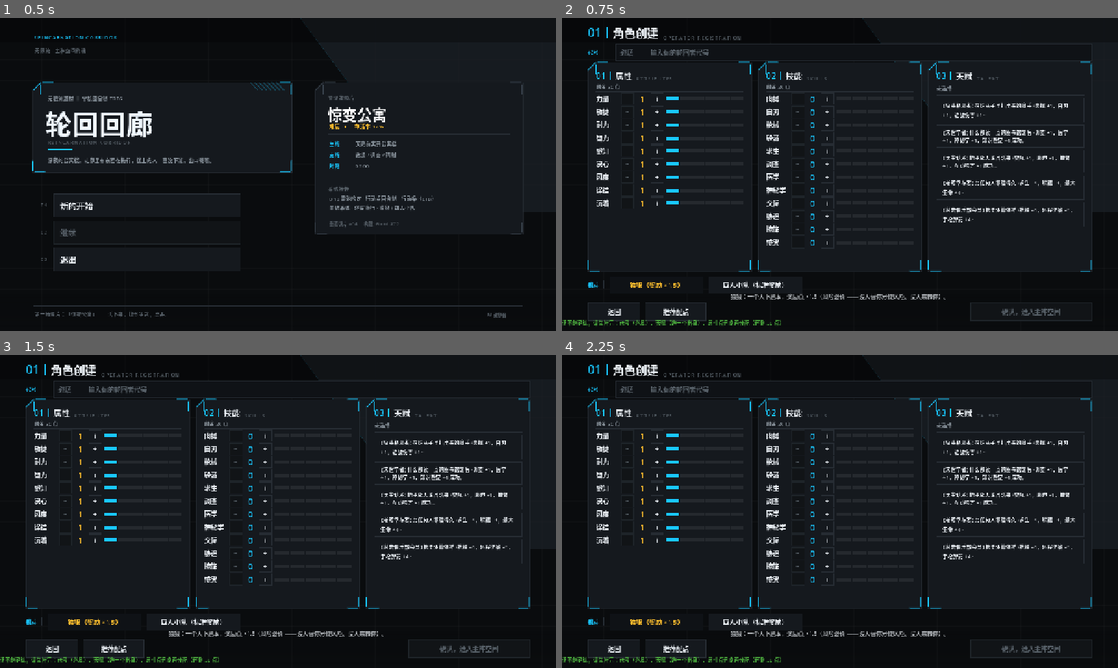
Above: before the commit, frames 1-4 (two rows, left to right).
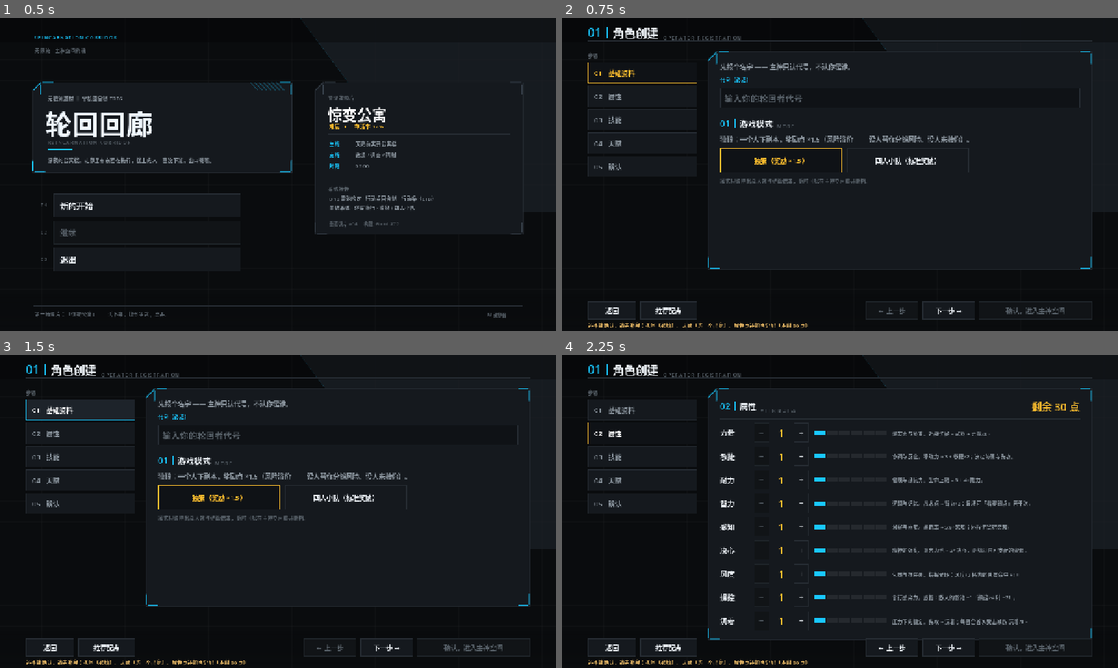
Above: after the commit, the same moments.

Repository: FANONETWO/1
Game: Godot game, scene res://ui/main_menu.tscn
The game is run twice, just before and just after one commit, with the same random seed, the same clock (stepped at 60 frames per second) and the same inputs.
Inputs (mouse positions are in pixels of both pictures, inside the frame that each line leads up to):
- Up to frame 1 (0.5 s): no input
- Up to frame 2 (0.75 s): click "新的开始" at 0.5 s
- Up to frame 3 (1.5 s): click (77, 411) at 1.25 s, where only the run after the commit has a clickable "01 基础资料"
- Up to frame 4 (2.25 s): click (639, 433) at 2 s, where only the run after the commit has a clickable "02 属性"

Frame 1 is identical in both runs. In frame 2, 9.1% of the frame differs, in the area x 0-96%, y 7-100%; in frame 3, 9.1%; in frame 4, 9.9%.

Commit message:
chore: 清空仓库首页 README（不对外展示内容，完整说明保留在 docs/）
- README.md 置空：仓库首页不再展示任何内容
- docs/项目说明.md：原「首页说明见 README」改为自指，避免指向空文件
- 技术文档、截图、规范全部保留在 docs/ 与 assets/ 下，git 历史里也留有 README 的完整旧版本

Diff:
--- a/tools/dev/shots/shot_menu.gd
+++ b/tools/dev/shots/shot_menu.gd
@@ -33,6 +33,12 @@
 			cc._apply_recommended()
 			await get_tree().create_timer(0.4).timeout
 		await _shot("ui_char_creation.png")
+		# 分步向导：逐页截图（属性 / 技能 / 天赋 / 确认）
+		for i in range(1, 5):
+			if cc != null and cc.has_method("_goto_step"):
+				cc._goto_step(i)
+				await get_tree().create_timer(0.5).timeout
+				await _shot("ui_step_%d.png" % (i + 1))
 
 		# 主神空间（团队模式，展示队伍与模式）
 		Game.new_game()
--- a/ui/char_creation.gd
+++ b/ui/char_creation.gd
@@ -1,39 +1,59 @@
 extends Control
-## 角色创建：姓名 + 九属性购点 + 技能分配 + 天赋选择。
+## 角色创建（分步向导）：01 基础资料 → 02 属性 → 03 技能 → 04 天赋 → 05 确认
+##
+## 为什么分步：一屏塞三栏太挤 —— 九个属性 + 十二个技能 + 五个天赋同屏时，
+## 每行只能压到极限、说明文字只能塞进 tooltip。分步之后每一步都给足留白，
+## 说明也重新回到画面上（悬停才看得到说明，等于没有说明）。
+##
+## ⚠️ 按钮文字不要改：测试与实机脚本按文字找按钮
+##    「返回」「推荐配点」「独狼（奖励 ×1.5）」「四人小队（标准奖励）」「确认，进入主神空间」
 
 const ATTR_POOL := 30
 const SKILL_POOL := 20
 
+# ——— 向导状态 ———
+var _step := 0
+var _steps := [
+	["01", "基础资料", "代号与游戏模式"],
+	["02", "属性", "九属性购点，阶梯价"],
+	["03", "技能", "二十点技能点"],
+	["04", "天赋", "选一个出身"],
+	["05", "确认", "复核并进入主神空间"],
+]
+var _step_pages: Array[Control] = []
+var _step_btns: Array[Button] = []
+var _content_box: AkFrame
+var _step_title: Label
+var _prev_btn: Button
+var _next_btn: Button
+var _summary: RichTextLabel
+
+# ——— 数据 ———
 var _attrs: Dictionary = {}
 var _skills: Dictionary = {}
-var _talent := ""
 var _attr_points_left := ATTR_POOL
 var _skill_points_left := SKILL_POOL
-var _attr_rows: Dictionary = {}   # attr_id -> {val, minus, plus}
+var _talent := ""
+var _mode: StringName = &"solo"
+var _mode_btns: Dictionary = {}
+var _mode_hint: Label
+
+# ——— 控件引用（_refresh 会用到）———
+var _name_edit: LineEdit
+var _hint: Label
+var _confirm: Button
+var _attr_rows: Dictionary = {}    # attr_id -> {val, minus, plus, bar}
 var _skill_rows: Dictionary = {}
-var _name_edit: LineEdit
 var _attr_summary: Label
 var _skill_summary: Label
 var _talent_summary: Label
-var _confirm: Button
-var _hint: Label                  # 底部状态说明：告诉玩家确认按钮为什么是灰的（E1）
-var _mode: StringName = &"solo"   # 游戏模式：solo / team
-var _mode_btns: Dictionary = {}   # mode -> Button
-var _mode_hint: Label
 
 func _ready() -> void:
 	theme = AkTheme.build()
-	AudioManager.play_bgm("hub")
-	set_anchors_preset(Control.PRESET_FULL_RECT)
-	var bg := ColorRect.new()
-	bg.color = Color(0.03, 0.03, 0.06)
-	bg.set_anchors_preset(Control.PRESET_FULL_RECT)
-	add_child(bg)
-
-	# 背景：细网格 + 斜向色带（方舟式）
+	set_anchors_and_offsets_preset(Control.PRESET_FULL_RECT)
 	add_child(AkBackdrop.new())
 
-	# 顶部标题栏：编号 ─ 名称 + 英文标注
+	# 顶栏
 	var head := HBoxContainer.new()
 	head.position = Vector2(60, 14)
 	head.add_theme_constant_override("separation", 12)
@@ -51,263 +71,332 @@
 
 	var head_rule := ColorRect.new()
 	head_rule.color = AkTheme.LINE
-	head_rule.position = Vector2(60, 48)
+	head_rule.position = Vector2(60, 52)
 	head_rule.size = Vector2(1160, 1)
 	add_child(head_rule)
+
+	# 左侧：步骤列表
+	var side := VBoxContainer.new()
+	side.position = Vector2(60, 78)
+	side.custom_minimum_size = Vector2(250, 0)
+	side.add_theme_constant_override("separation", 6)
+	add_child(side)
+	side.add_child(AkTheme.dim("步骤", AkTheme.FS_SMALL, AkTheme.TEXT_FAINT))
+	for i in _steps.size():
+		var b := Button.new()
+		b.text = "%s　%s" % [_steps[i][0], _steps[i][1]]
+		b.alignment = HORIZONTAL_ALIGNMENT_LEFT
+		b.toggle_mode = true
+		b.custom_minimum_size = Vector2(250, 48)
+		b.add_theme_font_size_override("font_size", AkTheme.FS_BODY)
+		b.pressed.connect(_goto_step.bind(i))
+		side.add_child(b)
+		_step_btns.append(b)
+
+	# 右侧：当前步骤内容（一次只做一件事）
+	_content_box = AkFrame.new()
+	_content_box.position = Vector2(336, 78)
+	_content_box.size = Vector2(884, 500)
+	_content_box.cut = 20.0
+	_content_box.add_theme_constant_override("margin_left", 28)
+	_content_box.add_theme_constant_override("margin_right", 28)
+	_content_box.add_theme_constant_override("margin_top", 22)
+	_content_box.add_theme_constant_override("margin_bottom", 22)
+	add_child(_content_box)
+
+	_build_basic_page()
+	_build_attr_page()
+	_build_skill_page()
+	_build_talent_page()
+	_build_summary_page()
+
+	# 底部：左次要 / 右主行动
+	var bottom := HBoxContainer.new()
+	bottom.set_anchors_preset(Control.PRESET_BOTTOM_WIDE)
+	bottom.offset_left = 60
+	bottom.offset_right = -60
+	bottom.offset_top = -68
+	bottom.offset_bottom = -26
+	bottom.add_theme_constant_override("separation", 10)
+	add_child(bottom)
+
+	var back := Button.new()
+	back.text = "返回"
+	back.custom_minimum_size = Vector2(110, 42)
+	back.pressed.connect(func() -> void:
+		AudioManager.play("ui_click")
+		get_tree().change_scene_to_file("res://ui/main_menu.tscn"))
+	bottom.add_child(back)
+
+	var rec := Button.new()
+	rec.text = "推荐配点"
+	rec.custom_minimum_size = Vector2(130, 42)
+	rec.tooltip_text = "一键填入一套「丧尸副本生存向」的属性/技能/天赋，可直接开打"
+	rec.pressed.connect(func() -> void:
+		AudioManager.play("ui_confirm")
+		_apply_recommended())
+	bottom.add_child(rec)
+
+	var spacer := Control.new()
+	spacer.size_flags_horizontal = Control.SIZE_EXPAND_FILL
+	bottom.add_child(spacer)
+
+	_prev_btn = Button.new()
+	_prev_btn.text = "← 上一步"
+	_prev_btn.custom_minimum_size = Vector2(120, 42)
+	_prev_btn.pressed.connect(func() -> void: _goto_step(_step - 1))
+	bottom.add_child(_prev_btn)
+
+	_next_btn = Button.new()
+	_next_btn.text = "下一步 →"
+	_next_btn.custom_minimum_size = Vector2(120, 42)
+	_next_btn.pressed.connect(func() -> void: _goto_step(_step + 1))
+	bottom.add_child(_next_btn)
+
+	_confirm = Button.new()
+	_confirm.text = "确认，进入主神空间"
+	_confirm.custom_minimum_size = Vector2(260, 42)
+	_confirm.add_theme_color_override("font_color", AkTheme.AMBER)
+	_confirm.pressed.connect(_confirm_create)
+	bottom.add_child(_confirm)
+
+	_hint = Label.new()
+	_hint.set_anchors_preset(Control.PRESET_BOTTOM_WIDE)
+	_hint.offset_left = 60
+	_hint.offset_right = -60
+	_hint.offset_top = -22
+	_hint.offset_bottom = -4
+	_hint.horizontal_alignment = HORIZONTAL_ALIGNMENT_LEFT
+	_hint.add_theme_font_size_override("font_size", 12)
+	add_child(_hint)
+
 	for a in Attrs.ALL:
 		_attrs[a] = 1
 	for s in Skills.ALL:
 		_skills[s] = 0
 
-	# 代号：方舟式「标签 + 输入框」，左对齐（不居中）
-	var name_row := HBoxContainer.new()
-	name_row.set_anchors_preset(Control.PRESET_TOP_WIDE)
-	name_row.offset_left = 60
-	name_row.offset_right = -60
-	name_row.offset_top = 60
-	name_row.add_theme_constant_override("separation", 12)
-	add_child(name_row)
-	var name_lb := AkTheme.dim("代号", AkTheme.FS_SMALL, AkTheme.ACCENT)
-	name_lb.custom_minimum_size = Vector2(52, 0)
-	name_lb.vertical_alignment = VERTICAL_ALIGNMENT_CENTER
-	name_row.add_child(name_lb)
+	_apply_step()
+	_refresh()
+
+# ——— 向导骨架 ———
+
+func _goto_step(i: int) -> void:
+	var next := clampi(i, 0, _step_pages.size() - 1)
+	if next == _step:
+		return
+	AudioManager.play("ui_click")
+	_step = next
+	_apply_step()
+
+func _apply_step() -> void:
+	for i in _step_pages.size():
+		_step_pages[i].visible = (i == _step)
+	for i in _step_btns.size():
+		var on := (i == _step)
+		_step_btns[i].button_pressed = on
+		_step_btns[i].add_theme_color_override("font_color", AkTheme.AMBER if on else AkTheme.TEXT_DIM)
+	if _step_title != null:
+		# 右上角显示进度（分区标题里已经有「05 ｜ 确认」了，别再重复一遍）
+		_step_title.text = "第 %d / %d 步" % [_step + 1, _step_pages.size()]
+	if _prev_btn != null:
+		_prev_btn.disabled = _step <= 0
+	if _next_btn != null:
+		_next_btn.disabled = _step >= _step_pages.size() - 1
+
+## 造一个空白页（显隐切换，不销毁重建 —— 这样 _refresh 里的控件引用始终有效）
+func _make_page() -> VBoxContainer:
+	var p := VBoxContainer.new()
+	p.set_anchors_and_offsets_preset(Control.PRESET_FULL_RECT)
+	p.offset_left = 4
+	p.offset_right = -4
+	p.offset_top = 4
+	p.offset_bottom = -4
+	p.add_theme_constant_override("separation", 10)
+	p.visible = false
+	_content_box.add_child(p)
+	_step_pages.append(p)
+	return p
+
+func _hline() -> ColorRect:
+	var r := ColorRect.new()
+	r.color = AkTheme.LINE
+	r.custom_minimum_size = Vector2(0, 1)
+	return r
+
+## 带大数字与说明的分区头：左标题 + 右数值
+func _page_head(index: String, name: String, en: String, right: Label) -> Control:
+	var head := HBoxContainer.new()
+	head.add_theme_constant_override("separation", 12)
+	head.add_child(AkTheme.section(index, name, en))
+	var sp := Control.new()
+	sp.size_flags_horizontal = Control.SIZE_EXPAND_FILL
+	head.add_child(sp)
+	right.vertical_alignment = VERTICAL_ALIGNMENT_CENTER
+	head.add_child(right)
+	return head
+
+# ——— 01 基础资料 ———
+
+func _build_basic_page() -> void:
+	var p := _make_page()
+
+	var eyebrow := AkTheme.dim("先报个名字 —— 主神只认代号，不认你是谁。", AkTheme.FS_BODY, AkTheme.TEXT_DIM)
+	p.add_child(eyebrow)
+
+	var name_lb := AkTheme.dim("代号（必填）", AkTheme.FS_SMALL, AkTheme.ACCENT)
+	p.add_child(name_lb)
 	_name_edit = LineEdit.new()
-	_name_edit.placeholder_text = "必填 —— 输入你的轮回者代号"
-	_name_edit.tooltip_text = "代号是必填项；没填时下方「确认」按钮不会亮"
-	_name_edit.size_flags_horizontal = Control.SIZE_EXPAND_FILL
+	_name_edit.placeholder_text = "输入你的轮回者代号"
+	_name_edit.tooltip_text = "必填；没填时下方「确认」按钮不会亮"
+	_name_edit.custom_minimum_size = Vector2(0, 46)
+	_name_edit.add_theme_font_size_override("font_size", 20)
 	_name_edit.text_changed.connect(func(_t): _refresh())
-	name_row.add_child(_name_edit)
-
-	# 三栏：属性 / 技能 / 天赋
-	var cols := HBoxContainer.new()
-	cols.set_anchors_preset(Control.PRESET_FULL_RECT)
-	cols.offset_left = 60
-	cols.offset_right = -60
-	cols.offset_top = 102
-	cols.offset_bottom = -136
-	cols.add_theme_constant_override("separation", 16)
-	add_child(cols)
-
-	cols.add_child(_build_attr_col())
-	cols.add_child(_build_skill_col())
-	cols.add_child(_build_talent_col())
-
-	# 底部按钮
-	# 底部按钮：左对齐（方舟风），确认键用琥珀色字并靠右
-	var bottom := HBoxContainer.new()
-	bottom.set_anchors_preset(Control.PRESET_BOTTOM_WIDE)
-	bottom.offset_left = 60
-	bottom.offset_right = -60
-	bottom.offset_bottom = -24
-	bottom.offset_top = -66
-	bottom.add_theme_constant_override("separation", 12)
-	add_child(bottom)
-
-	# 游戏模式：独狼（风险溢价 ×1.5）／ 四人小队（带 3 名预设队友，标准奖励）
-	var mode_row := HBoxContainer.new()
-	mode_row.set_anchors_preset(Control.PRESET_BOTTOM_WIDE)
-	mode_row.offset_left = 60
-	mode_row.offset_right = -60
-	mode_row.offset_top = -126
-	mode_row.offset_bottom = -94
-	mode_row.add_theme_constant_override("separation", 12)
-	add_child(mode_row)
-	mode_row.add_child(AkTheme.dim("模式", AkTheme.FS_SMALL, AkTheme.ACCENT))
-	var mode_rule := ColorRect.new()
-	mode_rule.color = AkTheme.LINE
-	mode_rule.custom_minimum_size = Vector2(1, 20)
-	mode_rule.size_flags_vertical = Control.SIZE_SHRINK_CENTER
-	mode_row.add_child(mode_rule)
+	p.add_child(_name_edit)
+
+	p.add_child(_hline())
+	p.add_child(AkTheme.section("01", "游戏模式", "MODE"))
+	_mode_hint = AkTheme.dim("", AkTheme.FS_BODY, AkTheme.TEXT_DIM)
+	_mode_hint.autowrap_mode = TextServer.AUTOWRAP_WORD_SMART
+	p.add_child(_mode_hint)
+
+	var row := HBoxContainer.new()
+	row.add_theme_constant_override("separation", 12)
 	for spec in [[Game.MODE_SOLO, "独狼（奖励 ×1.5）"], [Game.MODE_TEAM, "四人小队（标准奖励）"]]:
 		var mb := Button.new()
 		mb.text = String(spec[1])
 		mb.toggle_mode = true
-		mb.custom_minimum_size = Vector2(216, 34)
+		mb.custom_minimum_size = Vector2(280, 56)
+		mb.add_theme_font_size_override("font_size", AkTheme.FS_BODY)
 		mb.pressed.connect(_set_mode.bind(spec[0]))
-		mode_row.add_child(mb)
+		row.add_child(mb)
 		_mode_btns[spec[0]] = mb
-	_mode_hint = Label.new()
-	_mode_hint.set_anchors_preset(Control.PRESET_BOTTOM_WIDE)
-	_mode_hint.offset_left = 60
-	_mode_hint.offset_right = -60
-	_mode_hint.offset_top = -90
-	_mode_hint.offset_bottom = -72
-	_mode_hint.horizontal_alignment = HORIZONTAL_ALIGNMENT_LEFT
-	_mode_hint.horizontal_alignment = HORIZONTAL_ALIGNMENT_CENTER
-	_mode_hint.add_theme_font_size_override("font_size", 13)
-	_mode_hint.modulate = Color(1, 1, 1, 0.72)
-	add_child(_mode_hint)
-	var back := Button.new()
-	back.text = "返回"
-	back.custom_minimum_size = Vector2(120, 42)
-	back.pressed.connect(func() -> void:
-		AudioManager.play("ui_click")
-		get_tree().change_scene_to_file("res://ui/main_menu.tscn"))
-	bottom.add_child(back)
-	var rec := Button.new()
-	rec.text = "推荐配点"
-	rec.tooltip_text = "一键填入一套「丧尸副本生存向」的属性/技能/天赋，可直接开打"
-	rec.pressed.connect(func() -> void:
-		AudioManager.play("ui_confirm")
-		_apply_recommended())
-	rec.custom_minimum_size = Vector2(140, 42)
-	bottom.add_child(rec)
-	# 右侧留白，让「确认」这个主行动靠右（方舟的确认键永远在右边）
-	var spacer := Control.new()
-	spacer.size_flags_horizontal = Control.SIZE_EXPAND_FILL
-	bottom.add_child(spacer)
-	_confirm = Button.new()
-	_confirm.text = "确认，进入主神空间"
-	_confirm.custom_minimum_size = Vector2(280, 42)
-	_confirm.add_theme_color_override("font_color", AkTheme.AMBER)
-	_confirm.pressed.connect(_confirm_create)
-	bottom.add_child(_confirm)
-	_hint = Label.new()
-	_hint.set_anchors_preset(Control.PRESET_BOTTOM_WIDE)
-	_hint.offset_top = -28
-	_hint.offset_bottom = -8
-	_hint.horizontal_alignment = HORIZONTAL_ALIGNMENT_LEFT
-	_hint.add_theme_font_size_override("font_size", 12)
-	_hint.add_theme_color_override("font_color", AkTheme.OK)
-	add_child(_hint)
-
-	_refresh()
-
-# ——— 三栏构建 ———
-
-func _build_attr_col() -> Control:
-	var panel := AkFrame.new()
-	panel.size_flags_horizontal = Control.SIZE_EXPAND_FILL
-	panel.cut = 18.0
-	panel.add_theme_constant_override("margin_left", 18)
-	panel.add_theme_constant_override("margin_right", 18)
-	panel.add_theme_constant_override("margin_top", 16)
-	panel.add_theme_constant_override("margin_bottom", 16)
-	var v := VBoxContainer.new()
-	v.add_theme_constant_override("separation", 2)
-	panel.add_child(v)
-	v.add_child(AkTheme.section("01", "属性", "ATTRIBUTES"))
-	_attr_summary = AkTheme.dim("购点 %d" % ATTR_POOL, AkTheme.FS_SMALL, AkTheme.TEXT_DIM)
-	v.add_child(_attr_summary)
-	var rule := ColorRect.new()
-	rule.color = AkTheme.LINE
-	rule.custom_minimum_size = Vector2(0, 1)
-	v.add_child(rule)
+	p.add_child(row)
+
+	var tail := AkTheme.dim("模式只影响出战人数与结算倍率，随时可以在主神空间重开新档。",
+		AkTheme.FS_SMALL, AkTheme.TEXT_FAINT)
+	p.add_child(tail)
+
+# ——— 02 属性 ———
+
+func _build_attr_page() -> void:
+	var p := _make_page()
+	_attr_summary = AkTheme.dim("剩余 %d 点" % ATTR_POOL, AkTheme.FS_H1, AkTheme.AMBER)
+	p.add_child(_page_head("02", "属性", "ATTRIBUTES", _attr_summary))
+	p.add_child(_hline())
 	for a in Attrs.ALL:
 		var row := HBoxContainer.new()
-		row.add_theme_constant_override("separation", 6)
-		# 属性说明不再挤在行尾 —— 移进 tooltip，界面立刻干净
-		var desc := String(Attrs.DESC.get(a, ""))
+		row.add_theme_constant_override("separation", 12)
+		row.custom_minimum_size = Vector2(0, 44)
 		var lb := Label.new()
-		lb.text = "%s" % Attrs.name_of(a)
-		lb.custom_minimum_size = Vector2(52, 0)
+		lb.text = Attrs.name_of(a)
+		lb.custom_minimum_size = Vector2(66, 0)
 		lb.vertical_alignment = VERTICAL_ALIGNMENT_CENTER
-		lb.tooltip_text = desc
+		lb.add_theme_font_size_override("font_size", 17)
 		row.add_child(lb)
 		var minus := Button.new()
 		minus.text = "−"
-		minus.custom_minimum_size = Vector2(30, 24)
-		minus.tooltip_text = desc
+		minus.custom_minimum_size = Vector2(34, 30)
 		AkTheme.compact(minus)
 		row.add_child(minus)
 		var val := Label.new()
 		val.text = "1"
-		val.custom_minimum_size = Vector2(26, 0)
+		val.custom_minimum_size = Vector2(34, 0)
 		val.horizontal_alignment = HORIZONTAL_ALIGNMENT_CENTER
 		val.vertical_alignment = VERTICAL_ALIGNMENT_CENTER
-		val.add_theme_font_size_override("font_size", 20)
+		val.add_theme_font_size_override("font_size", 24)
 		val.add_theme_color_override("font_color", AkTheme.AMBER)
 		row.add_child(val)
 		var plus := Button.new()
 		plus.text = "+"
-		plus.custom_minimum_size = Vector2(30, 24)
-		plus.tooltip_text = desc
+		plus.custom_minimum_size = Vector2(34, 30)
 		AkTheme.compact(plus)
 		row.add_child(plus)
 		var bar := StatBar.new()
-		bar.size_flags_horizontal = Control.SIZE_EXPAND_FILL
+		bar.custom_minimum_size = Vector2(168, 10)
 		bar.size_flags_vertical = Control.SIZE_SHRINK_CENTER
 		row.add_child(bar)
+		# 说明回到画面上（分步之后有空间了）
+		var desc := AkTheme.dim(String(Attrs.DESC.get(a, "")), AkTheme.FS_SMALL, AkTheme.TEXT_DIM)
+		desc.size_flags_horizontal = Control.SIZE_EXPAND_FILL
+		desc.vertical_alignment = VERTICAL_ALIGNMENT_CENTER
+		row.add_child(desc)
 		_attr_rows[a] = {"val": val, "minus": minus, "plus": plus, "bar": bar}
 		minus.pressed.connect(_attr_change.bind(a, -1))
 		plus.pressed.connect(_attr_change.bind(a, 1))
-		v.add_child(row)
-	return panel
-
-func _build_skill_col() -> Control:
-	var panel := AkFrame.new()
-	panel.size_flags_horizontal = Control.SIZE_EXPAND_FILL
-	panel.cut = 18.0
-	panel.add_theme_constant_override("margin_left", 18)
-	panel.add_theme_constant_override("margin_right", 18)
-	panel.add_theme_constant_override("margin_top", 16)
-	panel.add_theme_constant_override("margin_bottom", 16)
-	var v := VBoxContainer.new()
-	v.add_theme_constant_override("separation", 2)
-	panel.add_child(v)
-	v.add_child(AkTheme.section("02", "技能", "SKILLS"))
-	_skill_summary = AkTheme.dim("点数 %d" % SKILL_POOL, AkTheme.FS_SMALL, AkTheme.TEXT_DIM)
-	v.add_child(_skill_summary)
-	var rule := ColorRect.new()
-	rule.color = AkTheme.LINE
-	rule.custom_minimum_size = Vector2(0, 1)
-	v.add_child(rule)
-	for s in Skills.ALL:
+		p.add_child(row)
+
+# ——— 03 技能 ———
+
+func _build_skill_page() -> void:
+	var p := _make_page()
+	_skill_summary = AkTheme.dim("剩余 %d 点" % SKILL_POOL, AkTheme.FS_H1, AkTheme.ACCENT)
+	p.add_child(_page_head("03", "技能", "SKILLS", _skill_summary))
+	p.add_child(_hline())
+
+	var cols := HBoxContainer.new()
+	cols.add_theme_constant_override("separation", 32)
+	cols.size_flags_vertical = Control.SIZE_EXPAND_FILL
+	p.add_child(cols)
+	var left := VBoxContainer.new()
+	left.size_flags_horizontal = Control.SIZE_EXPAND_FILL
+	left.add_theme_constant_override("separation", 4)
+	var right := VBoxContainer.new()
+	right.size_flags_horizontal = Control.SIZE_EXPAND_FILL
+	right.add_theme_constant_override("separation", 4)
+	cols.add_child(left)
+	cols.add_child(right)
+
+	var half := int(ceil(float(Skills.ALL.size()) / 2.0))
+	for i in Skills.ALL.size():
+		# Skills.ALL 的元素是 Variant，不能用 := 推断类型
+		var s: String = String(Skills.ALL[i])
 		var row := HBoxContainer.new()
-		row.add_theme_constant_override("separation", 6)
+		row.add_theme_constant_override("separation", 10)
+		row.custom_minimum_size = Vector2(0, 44)
 		var lb := Label.new()
-		lb.text = "%s" % Skills.name_of(s)
-		lb.custom_minimum_size = Vector2(52, 0)
+		lb.text = Skills.name_of(s)
+		lb.custom_minimum_size = Vector2(62, 0)
 		lb.vertical_alignment = VERTICAL_ALIGNMENT_CENTER
+		lb.add_theme_font_size_override("font_size", 16)
 		row.add_child(lb)
 		var minus := Button.new()
 		minus.text = "−"
-		minus.custom_minimum_size = Vector2(30, 24)
+		minus.custom_minimum_size = Vector2(34, 30)
 		AkTheme.compact(minus)
 		row.add_child(minus)
 		var val := Label.new()
 		val.text = "0"
-		val.custom_minimum_size = Vector2(26, 0)
+		val.custom_minimum_size = Vector2(32, 0)
 		val.horizontal_alignment = HORIZONTAL_ALIGNMENT_CENTER
 		val.vertical_alignment = VERTICAL_ALIGNMENT_CENTER
-		val.add_theme_font_size_override("font_size", 20)
+		val.add_theme_font_size_override("font_size", 22)
 		val.add_theme_color_override("font_color", AkTheme.ACCENT)
 		row.add_child(val)
 		var plus := Button.new()
 		plus.text = "+"
-		plus.custom_minimum_size = Vector2(30, 24)
+		plus.custom_minimum_size = Vector2(34, 30)
 		AkTheme.compact(plus)
 		row.add_child(plus)
 		var bar := StatBar.new()
 		bar.segments = 5
-		bar.size_flags_horizontal = Control.SIZE_EXPAND_FILL
+		bar.custom_minimum_size = Vector2(110, 10)
 		bar.size_flags_vertical = Control.SIZE_SHRINK_CENTER
 		row.add_child(bar)
 		_skill_rows[s] = {"val": val, "minus": minus, "plus": plus, "bar": bar}
 		minus.pressed.connect(_skill_change.bind(s, -1))
 		plus.pressed.connect(_skill_change.bind(s, 1))
-		v.add_child(row)
-	return panel
-
-func _build_talent_col() -> Control:
-	var panel := AkFrame.new()
-	panel.size_flags_horizontal = Control.SIZE_EXPAND_FILL
-	panel.cut = 18.0
-	panel.add_theme_constant_override("margin_left", 18)
-	panel.add_theme_constant_override("margin_right", 18)
-	panel.add_theme_constant_override("margin_top", 16)
-	panel.add_theme_constant_override("margin_bottom", 16)
-	var v := VBoxContainer.new()
-	v.add_theme_constant_override("separation", 6)
-	panel.add_child(v)
-	v.add_child(AkTheme.section("03", "天赋", "TALENT"))
-	_talent_summary = AkTheme.dim("未选择", AkTheme.FS_SMALL, AkTheme.TEXT_DIM)
-	_talent_summary.autowrap_mode = TextServer.AUTOWRAP_WORD_SMART
-	v.add_child(_talent_summary)
-	var rule := ColorRect.new()
-	rule.color = AkTheme.LINE
-	rule.custom_minimum_size = Vector2(0, 1)
-	v.add_child(rule)
+		if i < half:
+			left.add_child(row)
+		else:
+			right.add_child(row)
+
+# ——— 04 天赋 ———
+
+func _build_talent_page() -> void:
+	var p := _make_page()
+	_talent_summary = AkTheme.dim("未选择", AkTheme.FS_H1, AkTheme.TEXT_DIM)
+	p.add_child(_page_head("04", "天赋", "TALENT", _talent_summary))
+	p.add_child(_hline())
 	for tid in Talents.ALL:
 		var d: Dictionary = Talents.ALL[tid]
 		var b := Button.new()
@@ -315,19 +404,40 @@
 		b.text = "【%s】%s" % [d["name"], d["desc"]]
 		b.alignment = HORIZONTAL_ALIGNMENT_LEFT
 		b.autowrap_mode = TextServer.AUTOWRAP_WORD_SMART
-		b.custom_minimum_size = Vector2(0, 40)
-		b.add_theme_font_size_override("font_size", AkTheme.FS_SMALL)
+		b.custom_minimum_size = Vector2(0, 62)
+		b.add_theme_font_size_override("font_size", AkTheme.FS_BODY)
 		b.pressed.connect(_on_talent_pressed.bind(String(tid)))
-		v.add_child(b)
-	return panel
-
-## 段式数值条（方舟风：用格子而不是连续条；属性 6 段、技能 5 段）
+		p.add_child(b)
+
+# ——— 05 确认 ———
+
+func _build_summary_page() -> void:
+	var p := _make_page()
+	_step_title = AkTheme.dim("", AkTheme.FS_H2, AkTheme.TEXT_DIM)
+	var head := HBoxContainer.new()
+	head.add_theme_constant_override("separation", 12)
+	head.add_child(AkTheme.section("05", "确认", "CONFIRM"))
+	var sp := Control.new()
+	sp.size_flags_horizontal = Control.SIZE_EXPAND_FILL
+	head.add_child(sp)
+	head.add_child(_step_title)
+	p.add_child(head)
+	p.add_child(_hline())
+	_summary = RichTextLabel.new()
+	_summary.bbcode_enabled = true
+	_summary.fit_content = true
+	_summary.scroll_active = false
+	_summary.add_theme_font_size_override("normal_font_size", 16)
+	_summary.size_flags_vertical = Control.SIZE_EXPAND_FILL
+	p.add_child(_summary)
+
+# ——— 段式数值条（方舟风：用格子而不是连续条）———
+
 class StatBar extends Control:
 	var value := 1
 	var segments := 6
 
 	func _ready() -> void:
-		custom_minimum_size = Vector2(56, 8)
 		resized.connect(queue_redraw)
 
 	func set_stat(v: int) -> void:
@@ -412,7 +522,8 @@
 		else:
 			row["plus"].tooltip_text = "花 %d 点升到 %d（阶梯价）" % [step, v + 1]
 	_attr_summary.text = "剩余 %d 点%s" % [_attr_points_left,
-		"（已无法再分配，可直接确认）" if (_attr_points_left > 0 and not _has_affordable_attr()) else ""]
+		"（已无法再分配）" if (_attr_points_left > 0 and not _has_affordable_attr()) else ""]
+	_attr_summary.add_theme_color_override("font_color", AkTheme.AMBER)
 	for s in _skill_rows:
 		var row: Dictionary = _skill_rows[s]
 		row["val"].text = str(_skills[s])
@@ -430,9 +541,12 @@
 			row["plus"].tooltip_text = "花 1 点升到 %d 级" % (lv + 1)
 	_skill_summary.text = "剩余 %d 点" % _skill_points_left
 	if _talent != "":
-		_talent_summary.text = "已选：%s" % String(Talents.get_def(_talent).get("name", _talent))
+		_talent_summary.text = String(Talents.get_def(_talent).get("name", _talent))
+		_talent_summary.add_theme_color_override("font_color", AkTheme.AMBER)
 	else:
 		_talent_summary.text = "未选择"
+		_talent_summary.add_theme_color_override("font_color", AkTheme.TEXT_DIM)
+
 	# 属性购点是**阶梯价**（1→2 花 1 点，2→3 花 2 点…），所以可能剩下买不起任何一级的零头。
 	# 旧条件要求「点数必须花到 0」，于是剩 1 点时所有「+」都灰着、确认按钮也灰着 —— 玩家永久卡死。
 	# E1：这里把「为什么不能确认」直接写成一句话，玩家不用猜。
@@ -455,7 +569,37 @@
 			_hint.modulate = Color(1.0, 0.78, 0.42)
 	_confirm.disabled = not blocking.is_empty()
 	_confirm.tooltip_text = "" if blocking.is_empty() else _hint.text
+	if _summary != null:
+		_summary.text = _summary_text()
 	_refresh_mode()
+
+## 05 确认页的汇总文本
+func _summary_text() -> String:
+	var nm := _name_edit.text.strip_edges()
+	var at: Array[String] = []
+	for a in Attrs.ALL:
+		at.append("%s %d" % [Attrs.name_of(a), int(_attrs[a])])
+	var sk: Array[String] = []
+	for s in Skills.ALL:
+		if int(_skills[s]) > 0:
+			sk.append("%s %d" % [Skills.name_of(s), int(_skills[s])])
+	var tn := "（未选）" if _talent == "" else String(Talents.get_def(_talent).get("name", _talent))
+	var mode_txt := "四人小队（标准奖励）" if _mode == Game.MODE_TEAM else "独狼（奖励 ×1.5）"
+	if _mode == Game.MODE_TEAM:
+		var names: Array[String] = []
+		for preset in Allies.PRESETS:
+			names.append(String(preset.get("name", "?")))
+		mode_txt += "　队友：" + " / ".join(names)
+	var out: Array[String] = []
+	out.append("[color=#19c8ff]代号[/color]　%s" % ("（还没填）" if nm == "" else nm))
+	out.append("[color=#19c8ff]模式[/color]　%s" % mode_txt)
+	out.append("[color=#19c8ff]天赋[/color]　%s" % tn)
+	out.append("")
+	out.append("[color=#19c8ff]属性[/color]　" + "　".join(at))
+	out.append("[color=#19c8ff]技能[/color]　" + ("、".join(sk) if not sk.is_empty() else "（未分配）"))
+	out.append("")
+	out.append("[color=#5a636b]确认无误后点右下角「确认，进入主神空间」。[/color]")
+	return "\n".join(out)
 
 ## 是否还有买得起的属性提升
 func _has_affordable_attr() -> bool:
@@ -509,6 +653,8 @@
 func _set_mode(m: StringName) -> void:
 	_mode = Game.MODE_TEAM if m == Game.MODE_TEAM else Game.MODE_SOLO
 	_refresh_mode()
+	if _summary != null:
+		_summary.text = _summary_text()
 
 func _refresh_mode() -> void:
 	for k in _mode_btns:
Binary file changed: assets/screenshots/05_char_creation.png
Binary file added: assets/screenshots/06_char_attrs.png
Binary file added: assets/screenshots/07_char_confirm.png
Not shown, changed: CONTRIBUTING.md
Not shown, removed: README.md
Not shown, changed: docs/UI设计规范_明日方舟风.md
Not shown, changed: docs/项目说明.md
